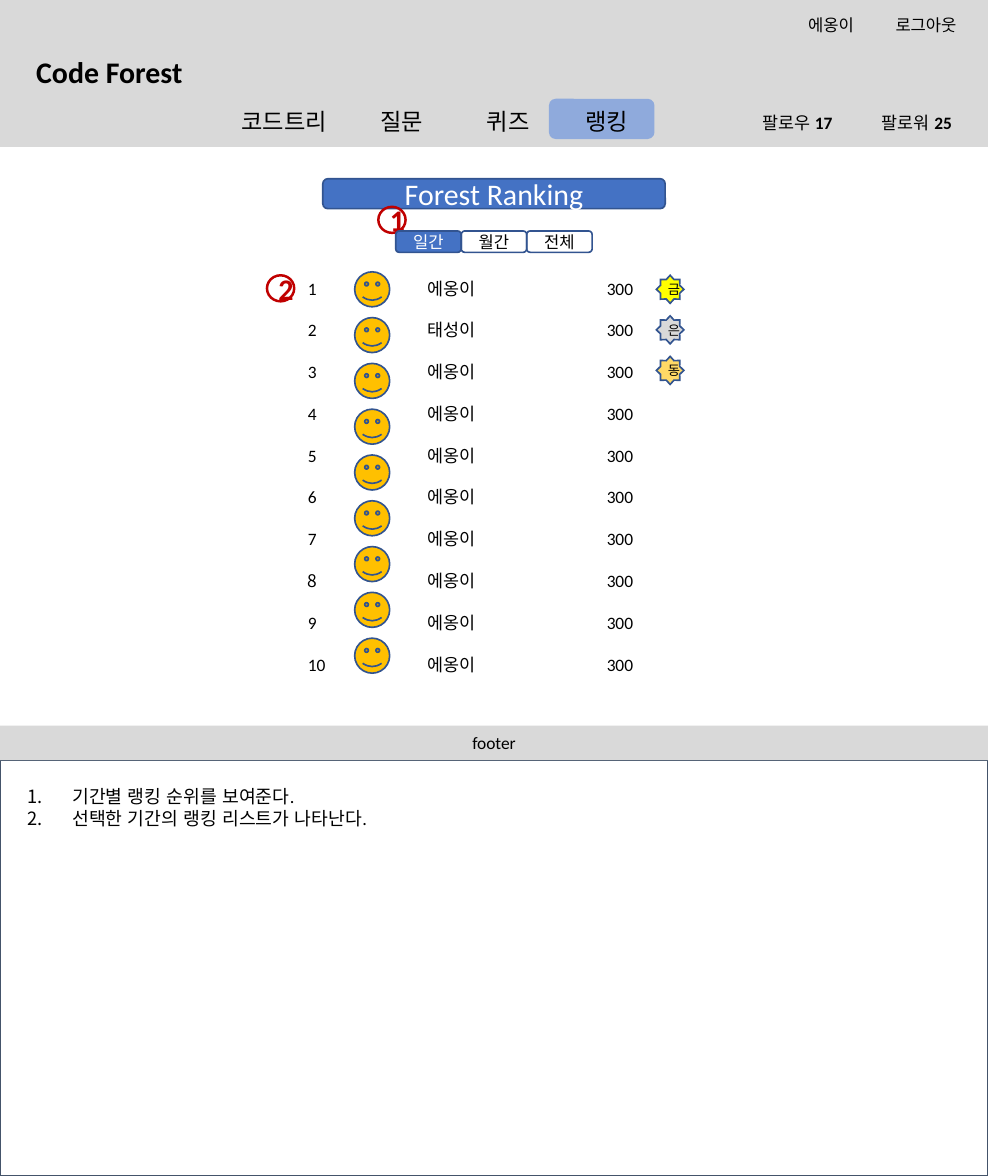
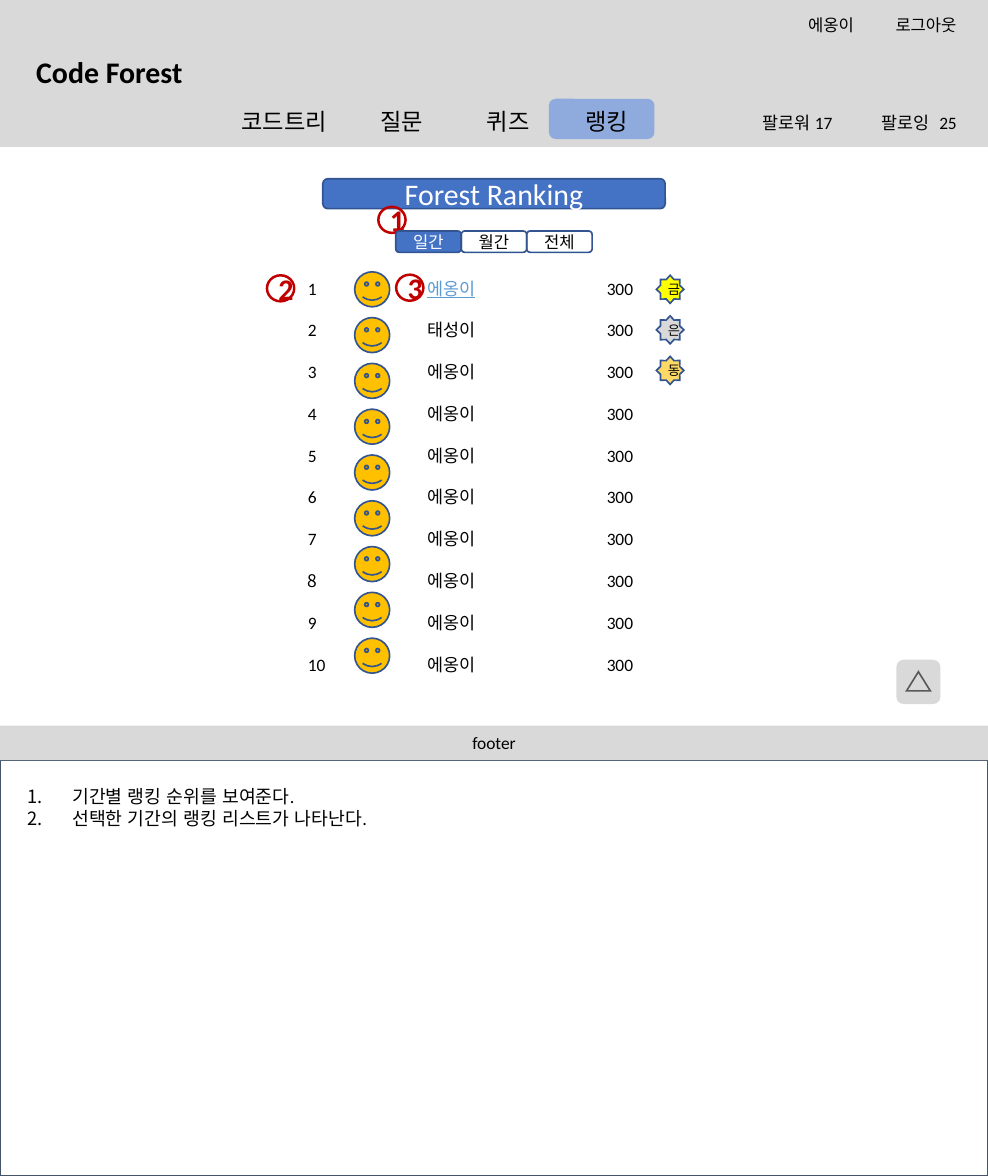
Before and after one commit to btcdd/document, a slide deck: slide 18 of 스토리보드.pptx (slide 7 before the commit). Drawn at 988x1176 pixels with LibreOffice and Linux fonts; fonts in the diff are those of the drawing; background and template pictures are left out. Boxes give left, top, right and bottom in pixels: in the first picture for what was removed or moved away, otherwise in the second. Text is boxed around its words. In the diff, an @@ line names an element or a change of style, - is before the commit and + after.

```diff
--- a/스토리보드.pptx
+++ b/스토리보드.pptx
@@ text at <box>762,114,957,131</box>: text changed @@
-팔로우 17 팔로워 25
+팔로워 17 팔로잉 25
@@ text at <box>308,280,633,298</box>: text colour #000000 to #5B9BD5, underline on in "에옹이" @@
@@ ellipse added at <box>397,275,424,301</box>, outline #C00000 1.5 pt, 18 pt, text #C00000, bold @@
+3
@@ rounded rectangle added at <box>896,659,940,704</box>, fill #D9D9D9 @@
@@ triangle added at <box>907,671,931,691</box>, outline #595959 1 pt @@
```
Also in this commit, not shown: 10 other slides changed, 21 slides added, 2 slides removed.
